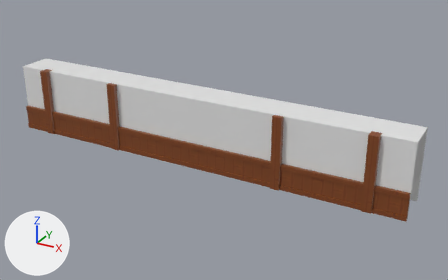
The FBX model Assets/Art/Models/Environment/Wall-WoodDetailed.fbx, before and after one commit.
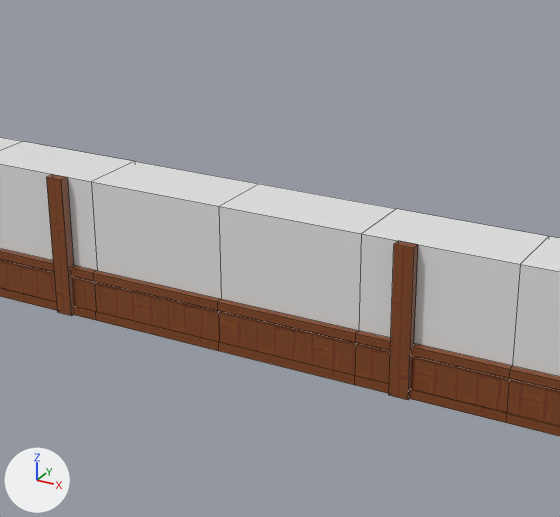
Each version is shown whole from a 50 mm camera at (4.16, -1.1, 3.81) aimed at (0.44, 5.66, 0.43), then close up on the part from 19% to 78% of the width and 0% to 88% of the height. Every picture has the same lights, and +X, +Y and +Z are marked at lower left. The close-ups show mesh edges as thin lines. Where no turn or scale is listed for an object, it has been applied to the vertices.

Names of what the first close-up shows: 'Wall-WoodDetailed'.
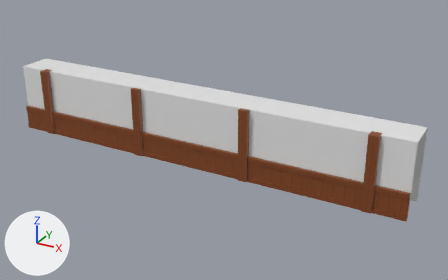
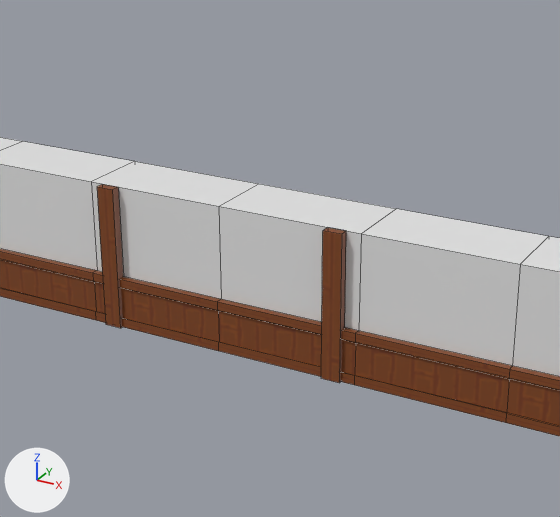
Where the change shows, as pixel boxes [x1, y1, x2, y2] in the close-ups (560 x 517 px; the box of a moved part takes in the faces that stretch with it):
part 1 of me_cube_008, moved or reshaped
    before: [46, 174, 74, 316]
    after: [97, 184, 124, 328]
part 2 of me_cube_008, moved or reshaped
    before: [389, 241, 418, 400]
    after: [321, 227, 346, 383]

The change, as a diff of the scene's bpy script:
```diff
--- a/Assets/Art/Models/Environment/Wall-WoodDetailed.fbx.py
+++ b/Assets/Art/Models/Environment/Wall-WoodDetailed.fbx.py
@@ me_cube_008 @@
 # used by ob_wall_wooddetailed; location = (0.0, 6.0, 0.0)
 # verts and faces of me_cube_008; kept vertices keep their numbers, new ones are numbered from 118
 # before: 73 (-1.32, -0.5, 0.0), 74 (-1.32, -0.5, 1.0) at pixel (52, 174), 75 (-1.32, -0.57, 1.0) at pixel (46, 177), 76 (-1.32, -0.57, 0.0) at pixel (57, 312), 77 (-1.2, -0.5, 1.0) at pixel (67, 177)
 # before: 78 (-1.2, -0.57, 0.0) at pixel (71, 315), 79 (-1.2, -0.57, 1.0) at pixel (61, 179), 80 (-1.2, -0.5, 0.0)
 # before: 89 (1.37, -0.5, 0.0), 90 (1.37, -0.5, 1.0) at pixel (418, 244), 91 (1.37, -0.57, 1.0) at pixel (413, 248), 92 (1.37, -0.57, 0.0) at pixel (407, 400), 93 (1.25, -0.5, 1.0) at pixel (398, 240)
 # before: 94 (1.25, -0.57, 0.0) at pixel (388, 395), 95 (1.25, -0.57, 1.0) at pixel (393, 244), 96 (1.25, -0.5, 0.0)
-me_cube_008.from_pydata(...)  # 118 vertices, 76 faces; spans x -3.0..3.0, y -1.09..0.0, z 0.0..1.0
+me_cube_008.from_pydata(...)  # 116 vertices, 76 faces; spans x -3.0..3.0, y -0.57..0.0, z 0.0..1.0
+# me_cube_008 part 1
+for i in [*range(73, 81)]: verts[i] += (0.42, 0.0, 0.0)
+# me_cube_008 part 2
+for i in [*range(89, 97)]: verts[i] += (-0.47, 0.0, 0.0)
 me_cube_008.materials.append(mat_flat)
```
